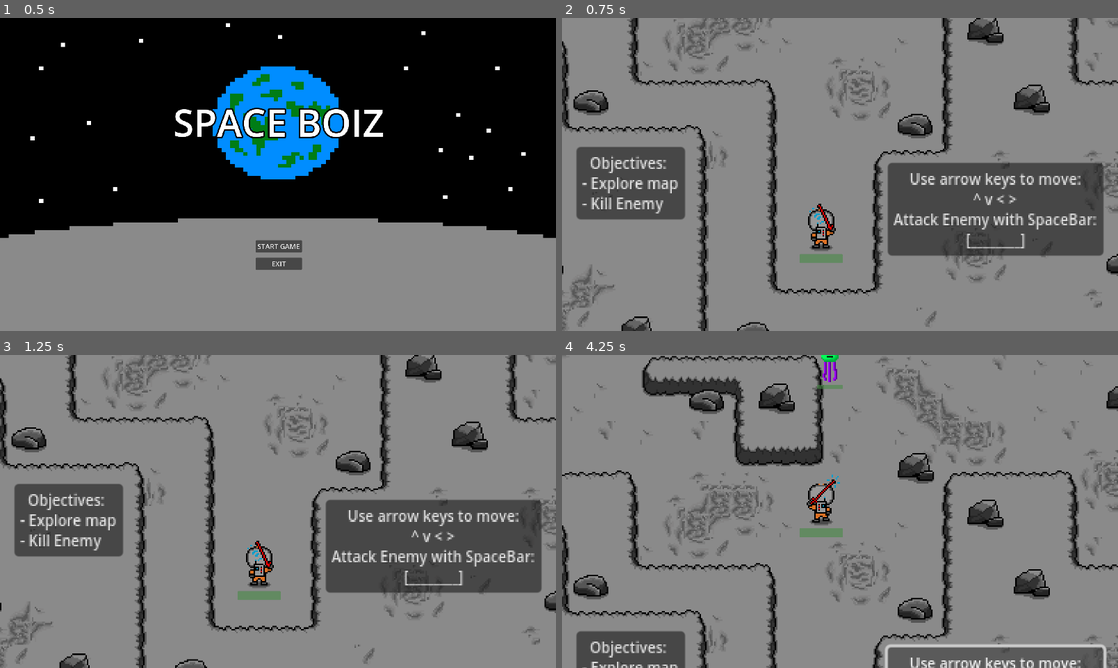
Above: before the commit, frames 1-4 (two rows, left to right).
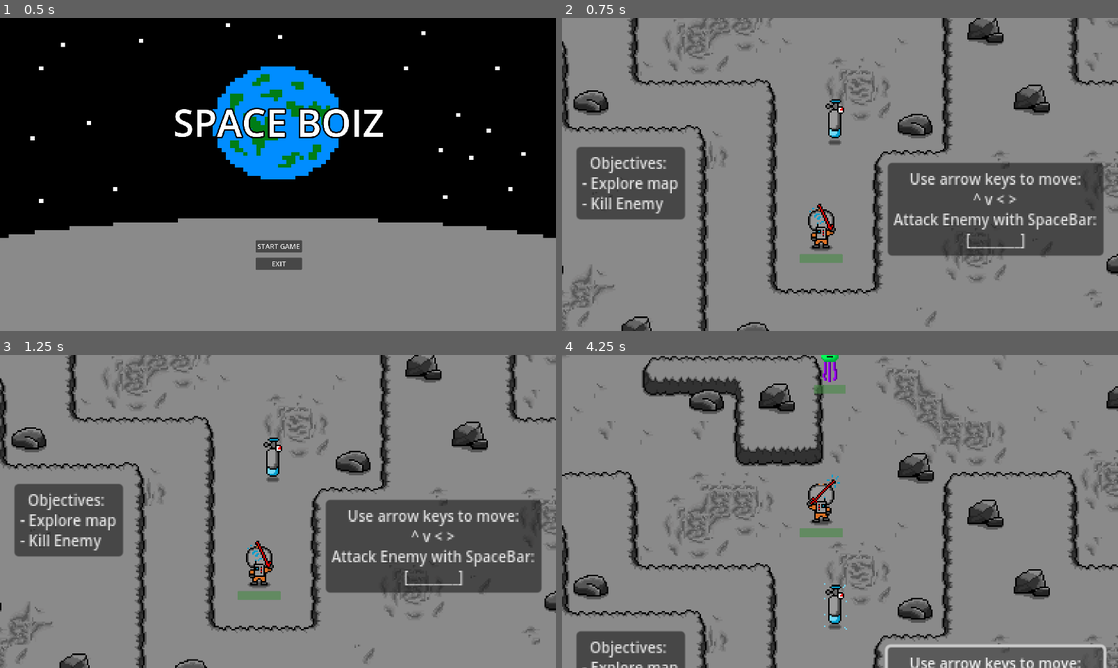
Above: after the commit, the same moments.

Repository: JoelAWinter/Joels-SpaceBoiz-GitHub-Repository
Game: Godot game, scene res://scenes/main menu/main_menu.tscn
Same seed, same stepped clock (60 frames per second), same inputs: the game is played once before the commit and once after it.
Inputs:
- Up to frame 1 (0.5 s): no input
- Up to frame 2 (0.75 s): click "START GAME" at 0.5 s
- Up to frame 3 (1.25 s): no input
- Up to frame 4 (4.25 s): click "Objectives: - Explore map - K…" at 1.25 s; click "Use arrow keys to move: ^ v <…" at 2 s; hold Up (ui_up) from 2.78 s (still down); tap Space (attack) at 2.85, 3.6 s

Frame 1 is identical in both runs. In frame 2, 0.3% of the frame differs, in the area x 47-51%, y 25-41%; in frame 3, 0.2%; in frame 4, 0.4%, in the area x 45-52%, y 9-88%.

Commit message:
oxygen tank can be picked up
disappear does not work yet

Diff:
--- a/7DIT-2D-Godot-SpaceBoiz/Joels-SpaceBoiz-Godot-Game/scenes/enemy_1.tscn
+++ b/7DIT-2D-Godot-SpaceBoiz/Joels-SpaceBoiz-Godot-Game/scenes/enemy_1.tscn
@@ -40,10 +40,10 @@
 
 [node name="healthbar" type="ProgressBar" parent="."]
 modulate = Color(0.380392, 0.752941, 0.368627, 1)
-offset_left = -9.0
+offset_left = -11.0
 offset_top = 15.0
-offset_right = 171.0
-offset_bottom = 42.0
+offset_right = 209.0
+offset_bottom = 75.0
 scale = Vector2(0.1, 0.1)
 max_value = 240.0
 show_percentage = false
--- /dev/null
+++ b/7DIT-2D-Godot-SpaceBoiz/Joels-SpaceBoiz-Godot-Game/scenes/oxygentank.tscn
@@ -0,0 +1,90 @@
+[gd_scene load_steps=13 format=3 uid="uid://hm1hhi041hmx"]
+
+[ext_resource type="Script" path="res://script/oxygentank.gd" id="1_cgkwm"]
+[ext_resource type="Texture2D" uid="uid://b5mq5k5hqamw1" path="res://art/Oxygen Tank (3).png" id="2_utc4v"]
+
+[sub_resource type="AtlasTexture" id="AtlasTexture_yqcmk"]
+atlas = ExtResource("2_utc4v")
+region = Rect2(0, 32, 16, 32)
+
+[sub_resource type="AtlasTexture" id="AtlasTexture_xxyin"]
+atlas = ExtResource("2_utc4v")
+region = Rect2(16, 32, 16, 32)
+
+[sub_resource type="AtlasTexture" id="AtlasTexture_4iopr"]
+atlas = ExtResource("2_utc4v")
+region = Rect2(32, 32, 16, 32)
+
+[sub_resource type="AtlasTexture" id="AtlasTexture_ia3ej"]
+atlas = ExtResource("2_utc4v")
+region = Rect2(48, 32, 16, 32)
+
+[sub_resource type="AtlasTexture" id="AtlasTexture_oqu8t"]
+atlas = ExtResource("2_utc4v")
+region = Rect2(0, 0, 16, 32)
+
+[sub_resource type="AtlasTexture" id="AtlasTexture_yb66r"]
+atlas = ExtResource("2_utc4v")
+region = Rect2(16, 0, 16, 32)
+
+[sub_resource type="AtlasTexture" id="AtlasTexture_egb5d"]
+atlas = ExtResource("2_utc4v")
+region = Rect2(32, 0, 16, 32)
+
+[sub_resource type="AtlasTexture" id="AtlasTexture_vk06h"]
+atlas = ExtResource("2_utc4v")
+region = Rect2(48, 0, 16, 32)
+
+[sub_resource type="SpriteFrames" id="SpriteFrames_rrxtf"]
+resource_local_to_scene = true
+animations = [{
+"frames": [{
+"duration": 1.0,
+"texture": SubResource("AtlasTexture_yqcmk")
+}, {
+"duration": 1.0,
+"texture": SubResource("AtlasTexture_xxyin")
+}, {
+"duration": 1.0,
+"texture": SubResource("AtlasTexture_4iopr")
+}, {
+"duration": 1.0,
+"texture": SubResource("AtlasTexture_ia3ej")
+}],
+"loop": true,
+"name": &"Collected",
+"speed": 5.0
+}, {
+"frames": [{
+"duration": 1.0,
+"texture": SubResource("AtlasTexture_oqu8t")
+}, {
+"duration": 1.0,
+"texture": SubResource("AtlasTexture_yb66r")
+}, {
+"duration": 1.0,
+"texture": SubResource("AtlasTexture_egb5d")
+}, {
+"duration": 1.0,
+"texture": SubResource("AtlasTexture_vk06h")
+}],
+"loop": true,
+"name": &"Idle",
+"speed": 5.0
+}]
+
+[sub_resource type="CircleShape2D" id="CircleShape2D_gy75l"]
+radius = 16.0312
+
+[node name="oxygentank" type="Area2D"]
+script = ExtResource("1_cgkwm")
+
+[node name="AnimatedSprite2D" type="AnimatedSprite2D" parent="."]
+sprite_frames = SubResource("SpriteFrames_rrxtf")
+animation = &"Collected"
+autoplay = "Idle"
+
+[node name="CollisionShape2D" type="CollisionShape2D" parent="."]
+shape = SubResource("CircleShape2D_gy75l")
+
+[connection signal="body_entered" from="." to="." method="_on_body_entered"]
--- a/7DIT-2D-Godot-SpaceBoiz/Joels-SpaceBoiz-Godot-Game/scenes/world.tscn
+++ b/7DIT-2D-Godot-SpaceBoiz/Joels-SpaceBoiz-Godot-Game/scenes/world.tscn
@@ -9,6 +9,7 @@
 [ext_resource type="Texture2D" uid="uid://bj00sk8h2oe02" path="res://art/moon ground set (texture 3).png" id="6_dqht5"]
 [ext_resource type="Texture2D" uid="uid://dqh8io1jhqhh" path="res://art/moon ground (corners).png" id="7_fowpb"]
 [ext_resource type="PackedScene" uid="uid://ci00lcl0jgrx3" path="res://scenes/enemy_1.tscn" id="9_wmf08"]
+[ext_resource type="PackedScene" uid="uid://hm1hhi041hmx" path="res://scenes/oxygentank.tscn" id="10_bb8rv"]
 
 [sub_resource type="TileSetAtlasSource" id="TileSetAtlasSource_t0hbu"]
 texture = ExtResource("1_qjetf")
@@ -373,3 +374,6 @@
 ^ v < >
 Attack Enemy with SpaceBar:
 [________]"
+
+[node name="oxygentank" parent="." instance=ExtResource("10_bb8rv")]
+position = Vector2(280, 256)
--- /dev/null
+++ b/7DIT-2D-Godot-SpaceBoiz/Joels-SpaceBoiz-Godot-Game/script/oxygentank.gd
@@ -0,0 +1,11 @@
+extends Area2D
+
+
+
+@onready var anim = $AnimatedSprite2D
+
+func _on_body_entered(body):
+	if body.name == "player":
+		anim.play("Collected")
+		await anim.animation_finished
+		queue_free()
Binary file added: 7DIT-2D-Godot-SpaceBoiz/Joels-SpaceBoiz-Godot-Game/art/Oxygen Tank (3).png
Not shown, added: 7DIT-2D-Godot-SpaceBoiz/Joels-SpaceBoiz-Godot-Game/art/Oxygen Tank (3).png.import
Not shown: 1 places in 7DIT-2D-Godot-SpaceBoiz/Joels-SpaceBoiz-Godot-Game/scenes/world.tscn that only renumber resources
Not shown, added: 7DIT-2D-Godot-SpaceBoiz/Joels-SpaceBoiz-Godot-Game/scenes/oxy1936.tmp
